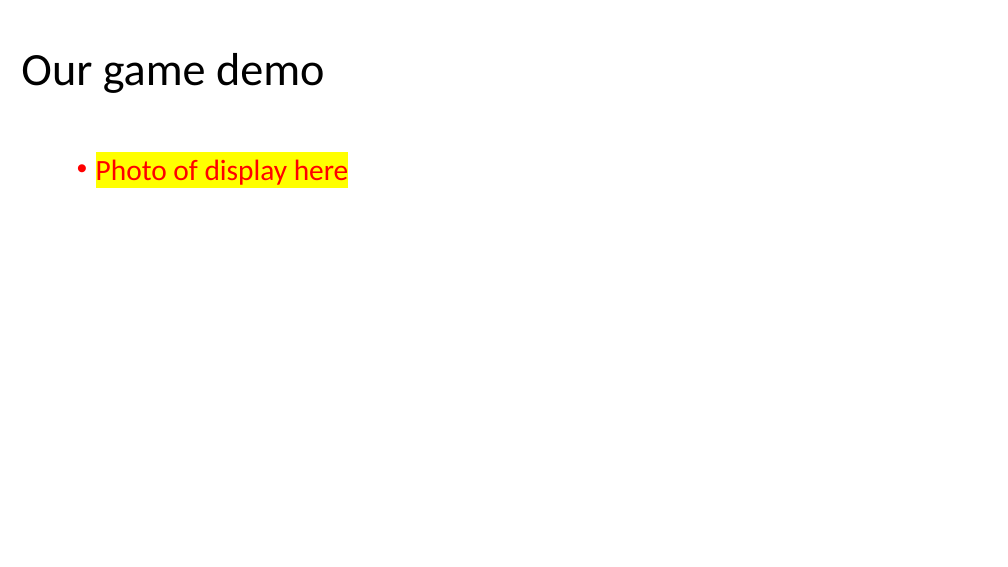
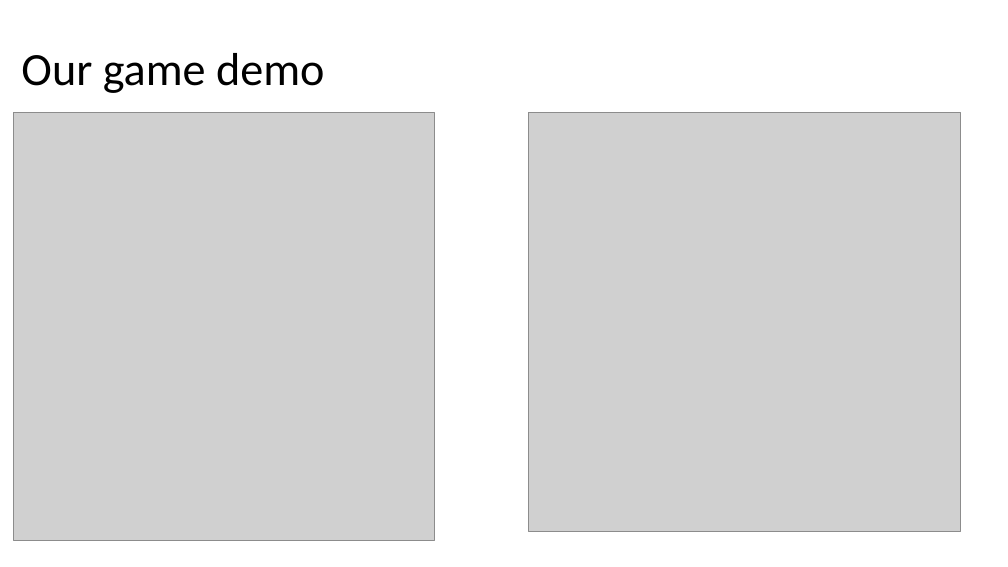
Before and after one commit to jwlarsen11/3060TicTacToe, a slide deck: slide 9 of Strategic tic tac toe demo slides.pptx (slide 3 before the commit). Drawn at 1008x567 pixels with LibreOffice and Linux fonts; fonts in the diff are those of the drawing; grey boxes stand for pictures; background and template pictures are left out. Boxes give left, top, right and bottom in pixels: in the first picture for what was removed or moved away, otherwise in the second. Text is boxed around its words. In the diff, an @@ line names an element or a change of style, - is before the commit and + after.

```diff
--- a/Strategic tic tac toe demo slides.pptx
+++ b/Strategic tic tac toe demo slides.pptx
@@ picture added at bbox=[14, 112, 434, 540] @@
@@ picture added at bbox=[529, 112, 961, 532] @@
@@ text removed at bbox=[96, 159, 348, 185] @@
-• Photo of display here
```
Also in this commit, not shown: 7 other slides changed, 1 slide added.
